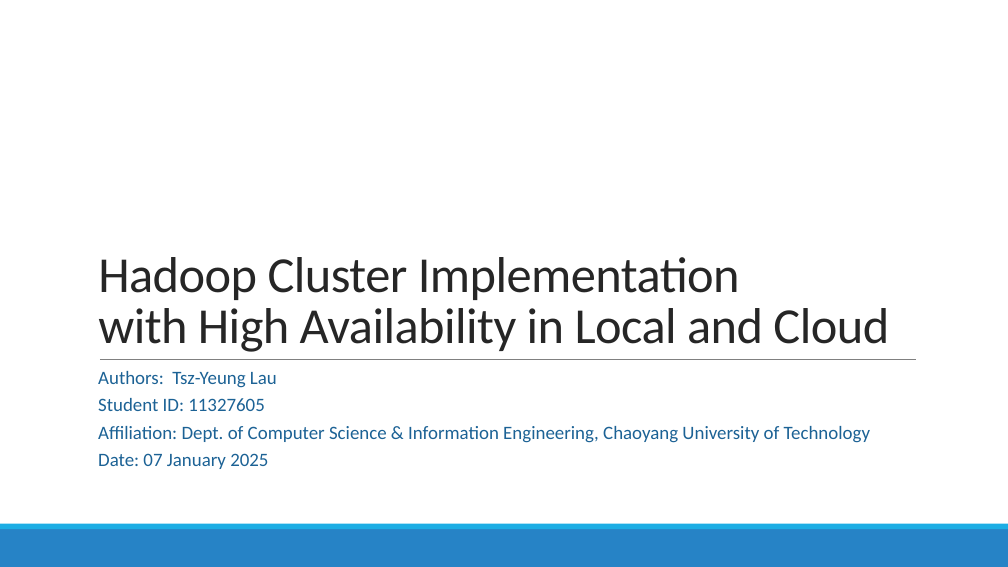
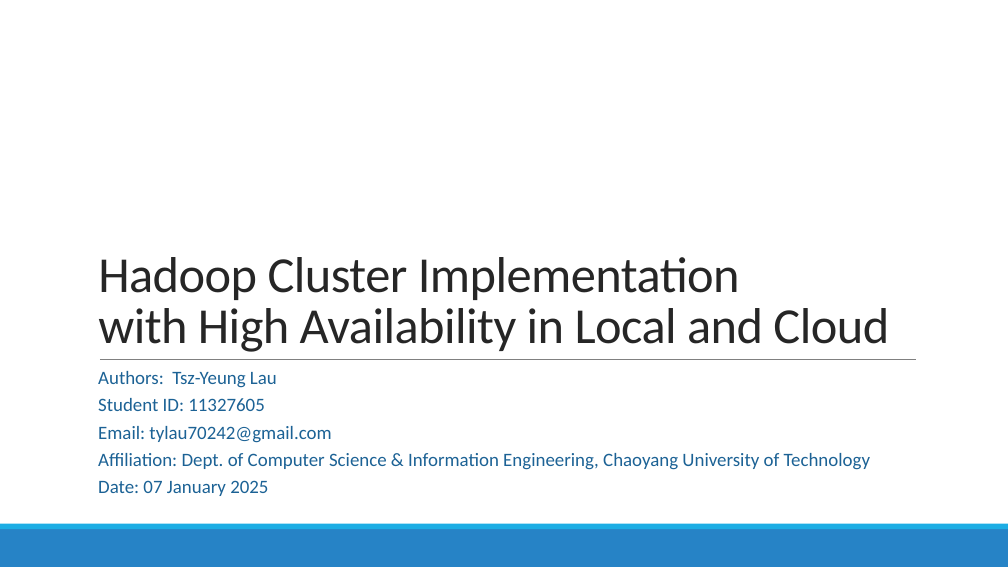
Before and after one commit to anson70242/Hadoop_Cluster, a slide deck: slide 1 of Hadoop_Cluster_HA.pptx. Drawn at 1008x567 pixels with LibreOffice and Linux fonts; fonts in the diff are those of the drawing. Boxes give left, top, right and bottom in pixels: in the first picture for what was removed or moved away, otherwise in the second. Text is boxed around its words. In the diff, an @@ line names an element or a change of style, - is before the commit and + after.

```diff
--- a/Hadoop_Cluster_HA.pptx
+++ b/Hadoop_Cluster_HA.pptx
@@ text at (98, 426, 331, 443): paragraph added @@
+Email: tylau70242@gmail.com
```
